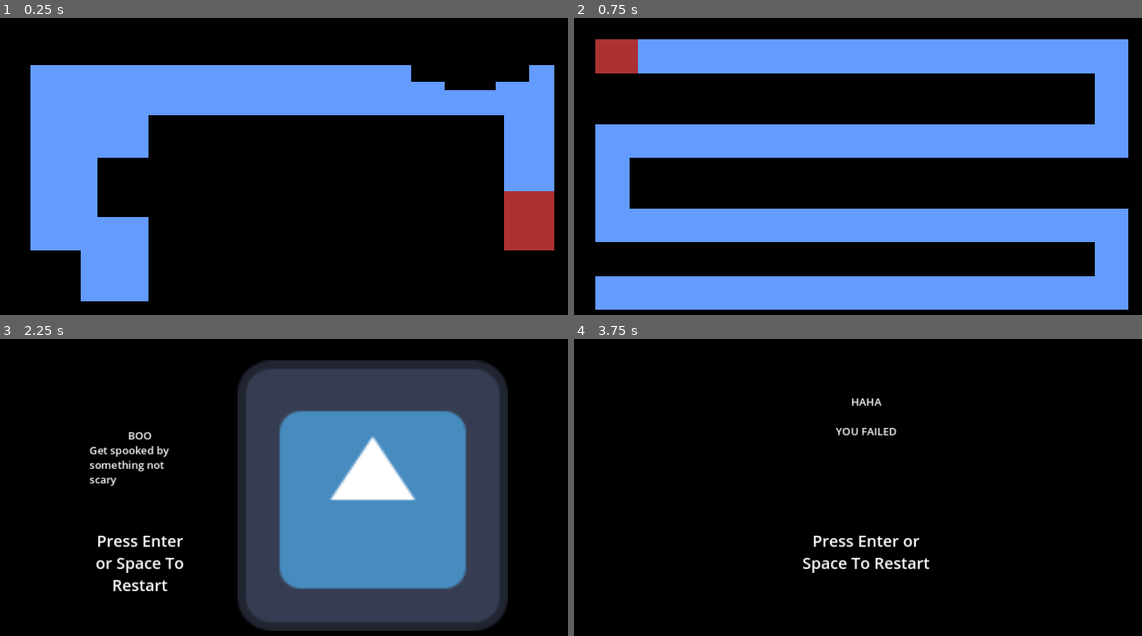
Above: before the commit, frames 1-4 (two rows, left to right).
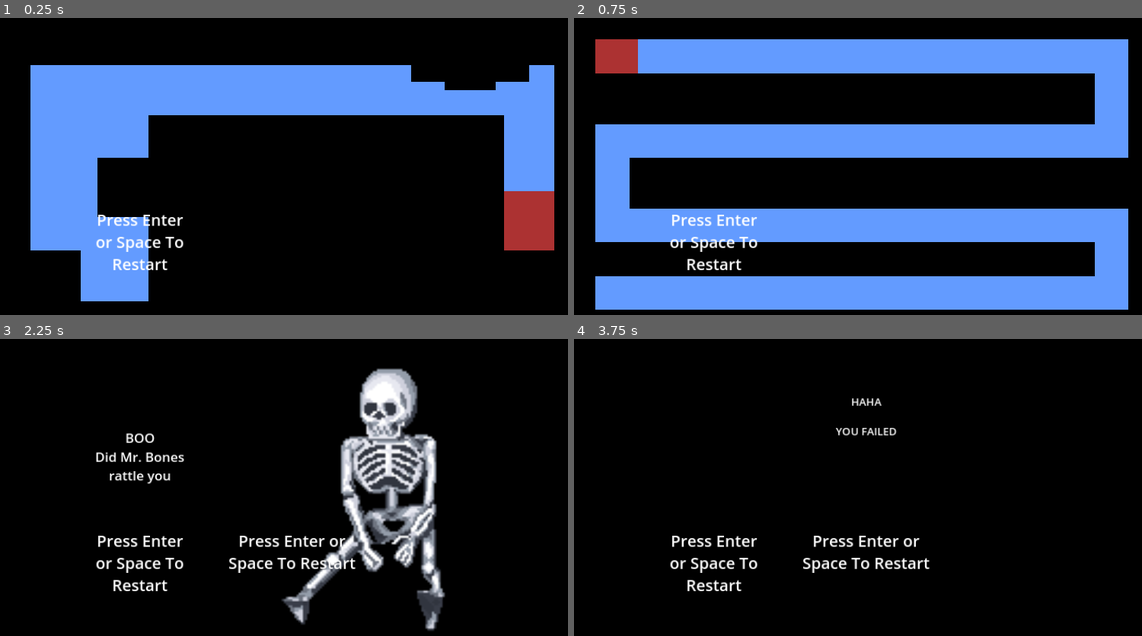
Above: after the commit, the same moments.

Repository: kirby-b/Mouse-Maze-Godot
Game: Godot game, scene res://scenes/lvl_1.tscn
Same seed, same stepped clock (60 frames per second), same inputs: the game is played once before the commit and once after it. The engine's default icon, where the game draws it, is replaced by a stand-in: a white triangle on a blue panel in a dark square.
Inputs (mouse positions are in pixels of both pictures, inside the frame that each line leads up to):
- Up to frame 1 (0.25 s): no input
- Up to frame 2 (0.75 s): tap Enter (ui_accept) at 0.5 s; move the mouse to (1102, 219) at 0.52 s
- Up to frame 3 (2.25 s): tap Enter (ui_accept) at 0.77, 1.25, 1.52, 2 s; move the mouse to (45, 377) at 1.27 s; move the mouse to (448, 478) at 2.02 s
- Up to frame 4 (3.75 s): tap Enter (ui_accept) at 2.75, 3.02, 3.5 s; move the mouse to (1102, 386) at 2.77 s; move the mouse to (1051, 549) at 3.52 s

The runs differ from the first frame. In frame 1, 0.8% of the frame differs, in the area x 16-33%, y 66-85%; in frame 2, 0.8%; in frame 3, 43%, in the area x 15-90%, y 7-99%; in frame 4, 0.8%.

Commit message:
Added new images

Diff:
--- a/scenes/screen_player.tscn
+++ b/scenes/screen_player.tscn
@@ -1,7 +1,8 @@
-[gd_scene load_steps=10 format=3 uid="uid://ulj6sg3ss4yf"]
-
-[ext_resource type="Texture2D" uid="uid://bh7pvc0vwo7cu" path="res://media/icon.svg" id="1_g6upk"]
+[gd_scene load_steps=11 format=3 uid="uid://ulj6sg3ss4yf"]
+
 [ext_resource type="Script" path="res://scripts/screen_player.gd" id="1_ww713"]
+[ext_resource type="Texture2D" uid="uid://dhd5jy22qp16x" path="res://media/not-scary.PNG" id="2_y0ys4"]
+[ext_resource type="Texture2D" uid="uid://ck7evycmyklk8" path="res://media/scary.jpg" id="3_8hqyn"]
 
 [sub_resource type="Animation" id="Animation_vlc4v"]
 resource_name = "Cheat"
@@ -97,7 +98,7 @@
 tracks/4/type = "value"
 tracks/4/imported = false
 tracks/4/enabled = true
-tracks/4/path = NodePath("Scary/RichTextLabel:visible")
+tracks/4/path = NodePath("Fail/RichTextLabel:visible")
 tracks/4/interp = 1
 tracks/4/loop_wrap = true
 tracks/4/keys = {
@@ -109,7 +110,7 @@
 tracks/5/type = "value"
 tracks/5/imported = false
 tracks/5/enabled = true
-tracks/5/path = NodePath("Fail/RichTextLabel:visible")
+tracks/5/path = NodePath("Cheat/RichTextLabel:visible")
 tracks/5/interp = 1
 tracks/5/loop_wrap = true
 tracks/5/keys = {
@@ -121,11 +122,11 @@
 tracks/6/type = "value"
 tracks/6/imported = false
 tracks/6/enabled = true
-tracks/6/path = NodePath("Cheat/RichTextLabel:visible")
+tracks/6/path = NodePath("RichTextLabel:visible")
 tracks/6/interp = 1
 tracks/6/loop_wrap = true
 tracks/6/keys = {
-"times": PackedFloat32Array(0),
+"times": PackedFloat32Array(0.001),
 "transitions": PackedFloat32Array(1),
 "update": 1,
 "values": [false]
@@ -133,7 +134,7 @@
 tracks/7/type = "value"
 tracks/7/imported = false
 tracks/7/enabled = true
-tracks/7/path = NodePath("RichTextLabel2:visible")
+tracks/7/path = NodePath("RichTextLabel:visible")
 tracks/7/interp = 1
 tracks/7/loop_wrap = true
 tracks/7/keys = {
@@ -142,18 +143,6 @@
 "update": 1,
 "values": [false]
 }
-tracks/8/type = "value"
-tracks/8/imported = false
-tracks/8/enabled = true
-tracks/8/path = NodePath("RichTextLabel:visible")
-tracks/8/interp = 1
-tracks/8/loop_wrap = true
-tracks/8/keys = {
-"times": PackedFloat32Array(0.001),
-"transitions": PackedFloat32Array(1),
-"update": 1,
-"values": [false]
-}
 
 [sub_resource type="Animation" id="Animation_2wsch"]
 resource_name = "Fail"
@@ -237,7 +226,7 @@
 tracks/3/type = "value"
 tracks/3/imported = false
 tracks/3/enabled = true
-tracks/3/path = NodePath("RichTextLabel2:visible")
+tracks/3/path = NodePath("RichTextLabel:visible")
 tracks/3/interp = 1
 tracks/3/loop_wrap = true
 tracks/3/keys = {
@@ -300,31 +289,31 @@
 tracks/4/type = "value"
 tracks/4/imported = false
 tracks/4/enabled = true
-tracks/4/path = NodePath("Scary/RichTextLabel:visible")
+tracks/4/path = NodePath("Fail/RichTextLabel:visible")
 tracks/4/interp = 1
 tracks/4/loop_wrap = true
 tracks/4/keys = {
 "times": PackedFloat32Array(0),
 "transitions": PackedFloat32Array(1),
 "update": 1,
-"values": [true]
+"values": [false]
 }
 tracks/5/type = "value"
 tracks/5/imported = false
 tracks/5/enabled = true
-tracks/5/path = NodePath("Fail/RichTextLabel:visible")
+tracks/5/path = NodePath("Cheat/RichTextLabel:visible")
 tracks/5/interp = 1
 tracks/5/loop_wrap = true
 tracks/5/keys = {
 "times": PackedFloat32Array(0),
 "transitions": PackedFloat32Array(1),
 "update": 1,
-"values": [false]
+"values": [true]
 }
 tracks/6/type = "value"
 tracks/6/imported = false
 tracks/6/enabled = true
-tracks/6/path = NodePath("Cheat/RichTextLabel:visible")
+tracks/6/path = NodePath("RichTextLabel:visible")
 tracks/6/interp = 1
 tracks/6/loop_wrap = true
 tracks/6/keys = {
@@ -343,18 +332,6 @@
 "times": PackedFloat32Array(0),
 "transitions": PackedFloat32Array(1),
 "update": 1,
-"values": [true]
-}
-tracks/8/type = "value"
-tracks/8/imported = false
-tracks/8/enabled = true
-tracks/8/path = NodePath("RichTextLabel2:visible")
-tracks/8/interp = 1
-tracks/8/loop_wrap = true
-tracks/8/keys = {
-"times": PackedFloat32Array(0),
-"transitions": PackedFloat32Array(1),
-"update": 1,
 "values": [false]
 }
 
@@ -388,22 +365,10 @@
 tracks/2/type = "value"
 tracks/2/imported = false
 tracks/2/enabled = true
-tracks/2/path = NodePath("Scary/RichTextLabel:visible")
-tracks/2/interp = 1
-tracks/2/loop_wrap = true
-tracks/2/keys = {
-"times": PackedFloat32Array(0),
-"transitions": PackedFloat32Array(1),
-"update": 1,
-"values": [true]
-}
-tracks/3/type = "value"
-tracks/3/imported = false
-tracks/3/enabled = true
-tracks/3/path = NodePath("RichTextLabel2:visible")
-tracks/3/interp = 1
-tracks/3/loop_wrap = true
-tracks/3/keys = {
+tracks/2/path = NodePath("RichTextLabel:visible")
+tracks/2/interp = 1
+tracks/2/loop_wrap = true
+tracks/2/keys = {
 "times": PackedFloat32Array(0),
 "transitions": PackedFloat32Array(1),
 "update": 1,
@@ -428,29 +393,12 @@
 offset_bottom = 648.0
 color = Color(0, 0, 0, 1)
 
-[node name="RichTextLabel" type="RichTextLabel" parent="."]
-offset_left = 448.0
-offset_top = 384.0
-offset_right = 704.0
-offset_bottom = 512.0
-bbcode_enabled = true
-text = "[center][font_size=30]Press Enter or Space To Restart[/font_size][/center]"
-
-[node name="RichTextLabel2" type="RichTextLabel" parent="."]
-visible = false
-offset_left = 192.0
-offset_top = 384.0
-offset_right = 384.0
-offset_bottom = 512.0
-bbcode_enabled = true
-text = "[center][font_size=30]Press Enter or Space To Restart[/font_size][/center]"
-
 [node name="NotScary" type="Node" parent="."]
 
 [node name="JumpScare" type="Sprite2D" parent="NotScary"]
 position = Vector2(728, 320)
 scale = Vector2(4, 4)
-texture = ExtResource("1_g6upk")
+texture = ExtResource("2_y0ys4")
 
 [node name="RichTextLabel" type="RichTextLabel" parent="NotScary"]
 offset_left = 192.0
@@ -458,24 +406,16 @@
 offset_right = 384.0
 offset_bottom = 320.0
 bbcode_enabled = true
-text = "[font_size=20][center]BOO[/center]
-Get spooked by something not scary[/font_size]"
+text = "[center][font_size=25]BOO
+Did Mr. Bones rattle you[/font_size]
+[/center]"
 
 [node name="Scary" type="Node" parent="."]
 
 [node name="JumpScare" type="Sprite2D" parent="Scary"]
-position = Vector2(728, 320)
-scale = Vector2(4, 4)
-texture = ExtResource("1_g6upk")
-
-[node name="RichTextLabel" type="RichTextLabel" parent="Scary"]
-offset_left = 192.0
-offset_top = 192.0
-offset_right = 384.0
-offset_bottom = 320.0
-bbcode_enabled = true
-text = "[font_size=20][center]BOO[/center]
-Get spooked by something scary [/font_size]"
+position = Vector2(576, 324)
+scale = Vector2(0.5, 0.5)
+texture = ExtResource("3_8hqyn")
 
 [node name="Fail" type="Node" parent="."]
 
@@ -500,6 +440,23 @@
 bbcode_enabled = true
 text = "[font_size=40][center]You Cheated[/center][/font_size]"
 
+[node name="RichTextLabel" type="RichTextLabel" parent="."]
+visible = false
+offset_left = 448.0
+offset_top = 384.0
+offset_right = 704.0
+offset_bottom = 512.0
+bbcode_enabled = true
+text = "[center][font_size=30]Press Enter or Space To Restart[/font_size][/center]"
+
+[node name="RichTextLabel2" type="RichTextLabel" parent="."]
+offset_left = 192.0
+offset_top = 384.0
+offset_right = 384.0
+offset_bottom = 512.0
+bbcode_enabled = true
+text = "[center][font_size=30]Press Enter or Space To Restart[/font_size][/center]"
+
 [node name="AnimationPlayer" type="AnimationPlayer" parent="."]
 libraries = {
 "": SubResource("AnimationLibrary_7u0cf")
